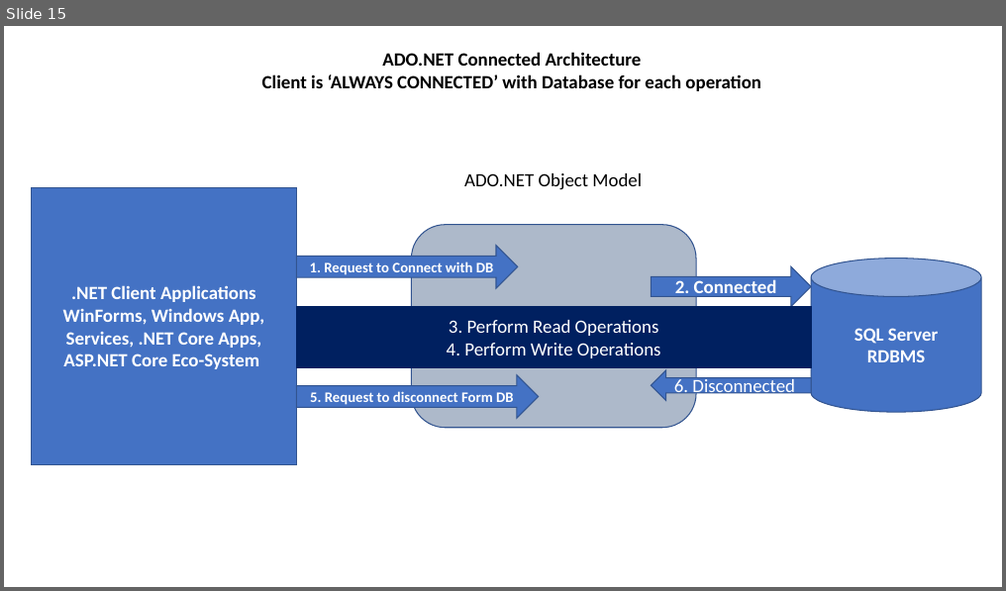
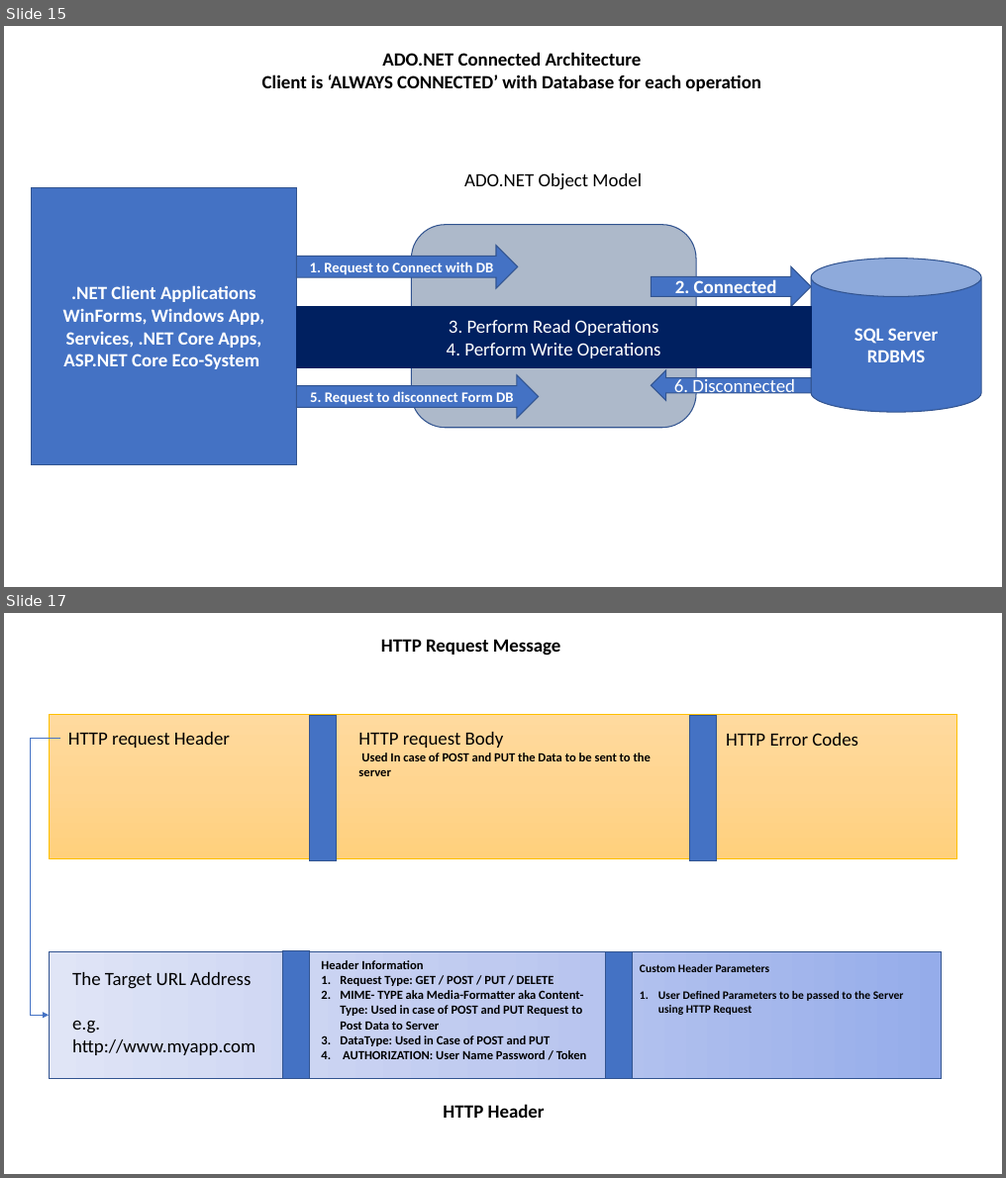
Before and after one commit to maheshsabnis/mbaspnetcore, a slide deck: mbaspnetcore6/MB_Training_Images.pptx. Shown one above the other, each under a label of ours: slide 15 before the commit, slides 15 and 17 after it; the slides between them are not shown. The pictures are 1006x591 and 1006x1178 pixels, drawn with LibreOffice and Linux fonts; fonts in the diff are those of the drawing. Boxes give left, top, right and bottom in pixels: in the first picture for what was removed or moved away, otherwise in the second. Text is boxed around its words. In the diff, an @@ line names an element or a change of style, - is before the commit and + after.

```diff
--- a/mbaspnetcore6/MB_Training_Images.pptx
+++ b/mbaspnetcore6/MB_Training_Images.pptx
@@ slide 17 added at bbox=[4, 613, 1002, 1174], background #FFFFFF @@
@@ text added at bbox=[381, 639, 561, 656], 18 pt, text #000000, bold @@
+HTTP Request Message
@@ rectangle added at bbox=[49, 715, 957, 860], fill gradient #FFDB9E to #FFD590 to #FFD07C, outline #FFC000 0.5 pt @@
@@ rectangle added at bbox=[310, 716, 337, 861], fill #4472C4, outline #325491 1 pt @@
@@ rectangle added at bbox=[690, 716, 717, 861], fill #4472C4, outline #325491 1 pt @@
@@ elbow arrow added from (60, 738) to (49, 1015), #4472C4 0.5 pt @@
@@ text added at bbox=[68, 732, 230, 748], 18 pt, text #000000 @@
+HTTP request Header
@@ text added at bbox=[358, 732, 650, 776], 12 pt, text #000000, bold @@
+HTTP request Body
+Used In case of POST and PUT the Data to be sent to the server
@@ text added at bbox=[726, 733, 858, 746], 18 pt, text #000000 @@
+HTTP Error Codes
@@ rectangle added at bbox=[49, 953, 942, 1078], fill gradient #96ABEA to #C0CBF0 to #E0E5F7, outline #325491 1 pt @@
@@ rectangle added at bbox=[282, 952, 310, 1078], fill #4472C4, outline #325491 1 pt @@
@@ text added at bbox=[321, 960, 587, 1059], 12 pt, text #000000, bold @@
+Header Information
+1. Request Type: GET / POST / PUT / DELETE
+2. MIME- TYPE aka Media-Formatter aka Content-Type: Used in case of POST and PUT Request to Post Data to Server
+3. DataType: Used in Case of POST and PUT
+4. AUTHORIZATION: User Name Password / Token
@@ rectangle added at bbox=[606, 953, 633, 1079], fill #4472C4, outline #325491 1 pt @@
@@ text added at bbox=[640, 964, 904, 1015], 11 pt, text #000000, bold @@
+Custom Header Parameters
+1. User Defined Parameters to be passed to the Server using HTTP Request
@@ text added at bbox=[72, 972, 255, 1056], 18 pt, text #000000 @@
+The Target URL Address
+e.g. http://www.myapp.com
@@ text added at bbox=[443, 1104, 545, 1118], 18 pt, text #000000, bold @@
+HTTP Header
```
Also in this commit, not shown: 2 other slides added, 8 other files.
